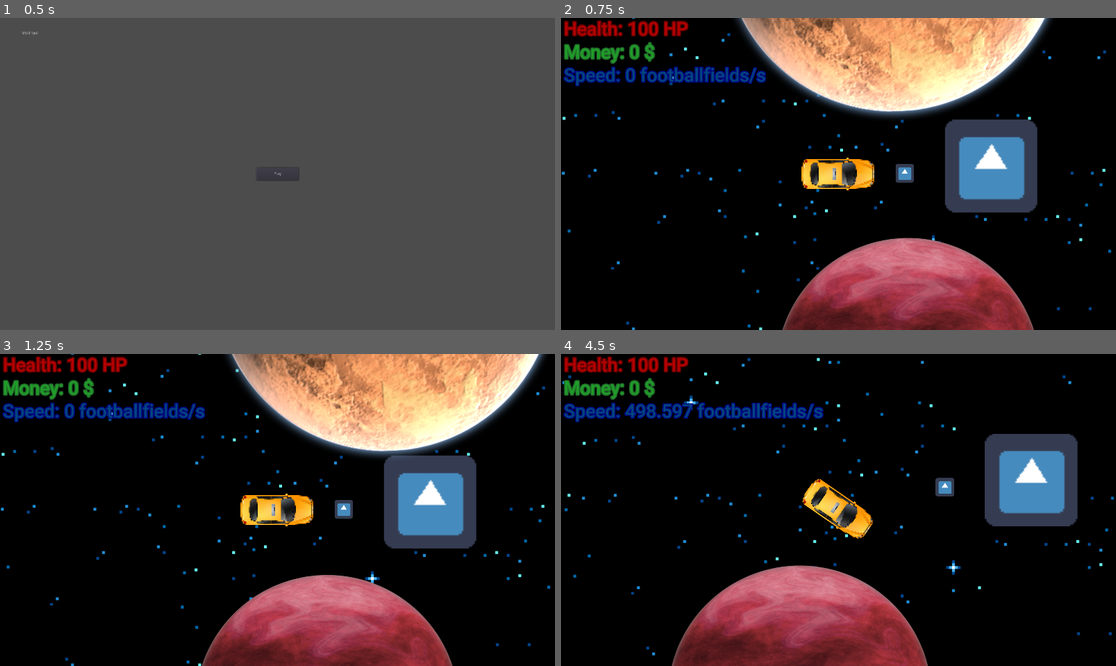
Above: before the commit, frames 1-4 (two rows, left to right).
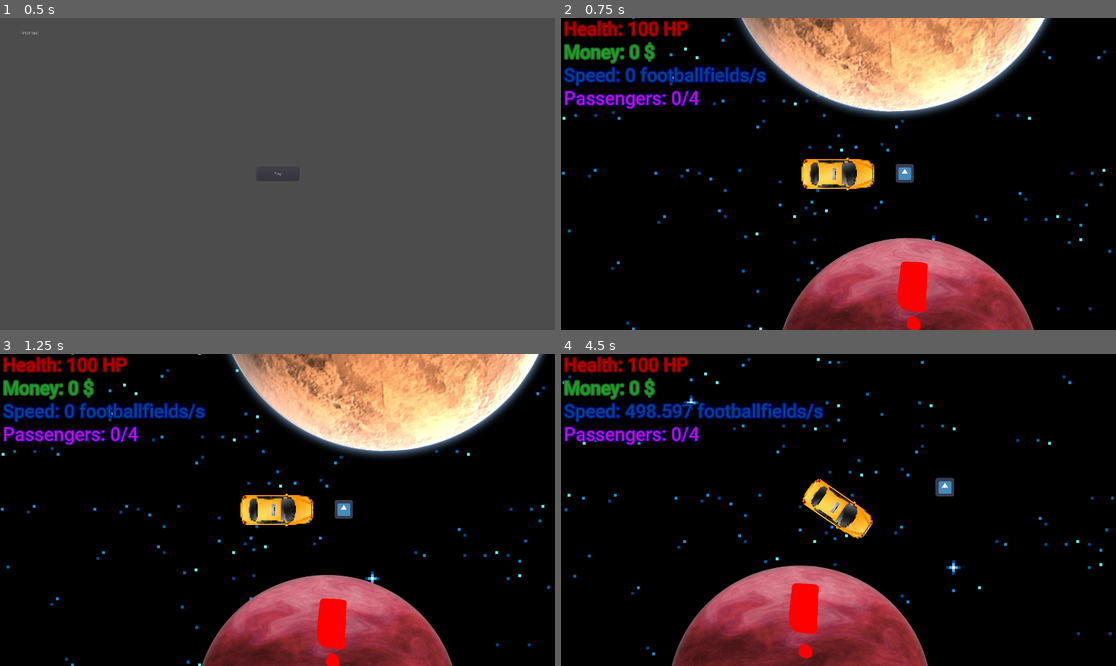
Above: after the commit, the same moments.

Repository: game-jam-team-gut/void-taxi
Game: Godot game, scene res://MainMenu.tscn
Same seed, same stepped clock (60 frames per second), same inputs: the game is played once before the commit and once after it. The engine's default icon, where the game draws it, is replaced by a stand-in: a white triangle on a blue panel in a dark square.
Inputs:
- Up to frame 1 (0.5 s): no input
- Up to frame 2 (0.75 s): click "Play" at 0.5 s
- Up to frame 3 (1.25 s): no input
- Up to frame 4 (4.5 s): hold Right (ui_right) 1.28-2.03 s; hold Down (ui_down) 2.03-2.78 s; hold Right (ui_right) 2.78-3.53 s; hold Up (ui_up) 3.53-4.28 s; hold Left (ui_left) from 4.28 s (still down)

Frame 1 is identical in both runs. In frame 2, 6.7% of the frame differs, in the area x 0-86%, y 23-100%; in frame 3, 6.7%; in frame 4, 6.7%.

Commit message:
Improve passenger system, add random pickup and destination points generation on planets

Diff:
--- a/Void.tscn
+++ b/Void.tscn
@@ -1,20 +1,21 @@
-[gd_scene load_steps=8 format=2]
+[gd_scene load_steps=7 format=2]
 
 [ext_resource path="res://Void/Taxi.tscn" type="PackedScene" id=1]
 [ext_resource path="res://Void/PlanetSystem.tscn" type="PackedScene" id=2]
 [ext_resource path="res://Void/background.png" type="Texture" id=3]
 [ext_resource path="res://icon.png" type="Texture" id=4]
+[ext_resource path="res://Void/PassengersDestinationsAssigner.gd" type="Script" id=7]
 
 [sub_resource type="RectangleShape2D" id=1]
 extents = Vector2( 32.0757, 32.9868 )
 
-[sub_resource type="RectangleShape2D" id=2]
-extents = Vector2( 157.826, 161.02 )
+[node name="Void" type="Node2D"]
 
-[sub_resource type="RectangleShape2D" id=3]
-extents = Vector2( 161.199, 156.668 )
+[node name="PassengersDestinationsAssigner" type="Node" parent="."]
+script = ExtResource( 7 )
 
-[node name="Void" type="Node2D"]
+[node name="PlanetSystem" parent="." instance=ExtResource( 2 )]
+position = Vector2( 1427.05, 1560.24 )
 
 [node name="ParallaxBackground" type="ParallaxBackground" parent="."]
 scroll_base_scale = Vector2( 0.5, 0.5 )
@@ -74,33 +75,5 @@
 
 [node name="Sprite" type="Sprite" parent="StaticBody2D5/CollisionShape2D"]
 texture = ExtResource( 4 )
-
-[node name="PlanetSystem" parent="." instance=ExtResource( 2 )]
-position = Vector2( 1427.05, 1560.24 )
-
-[node name="Viewport" type="Viewport" parent="."]
-size = Vector2( 100, 100 )
-
-[node name="Area2D" type="Area2D" parent="."]
-position = Vector2( 1221.24, -1230.22 )
-z_index = -1
-
-[node name="CollisionShape2D" type="CollisionShape2D" parent="Area2D"]
-shape = SubResource( 2 )
-
-[node name="Sprite" type="Sprite" parent="Area2D"]
-scale = Vector2( 5, 5 )
-texture = ExtResource( 4 )
-
-[node name="Area2D2" type="Area2D" parent="."]
-position = Vector2( 1867.78, -1221.24 )
-z_index = -1
-
-[node name="CollisionShape2D" type="CollisionShape2D" parent="Area2D2"]
-shape = SubResource( 3 )
-
-[node name="Sprite" type="Sprite" parent="Area2D2/CollisionShape2D"]
-scale = Vector2( 5, 5 )
-texture = ExtResource( 4 )
-[connection signal="body_entered" from="Area2D" to="Taxi" method="_on_Area2D_body_entered"]
-[connection signal="body_entered" from="Area2D2" to="Taxi" method="_on_Area2D2_body_entered"]
+[connection signal="passenger_delivered" from="Taxi" to="PassengersDestinationsAssigner" method="_on_Taxi_passenger_delivered"]
+[connection signal="passenger_pickup" from="Taxi" to="PassengersDestinationsAssigner" method="_on_Taxi_passenger_pickup"]
--- /dev/null
+++ b/Void/DestinationPoint.tscn
@@ -0,0 +1,29 @@
+[gd_scene load_steps=5 format=2]
+
+[ext_resource path="res://Void/Destination/destination_2.png" type="Texture" id=1]
+[ext_resource path="res://Void/Destination/destination_1.png" type="Texture" id=2]
+
+[sub_resource type="SpriteFrames" id=1]
+animations = [ {
+"frames": [ ExtResource( 2 ), ExtResource( 1 ) ],
+"loop": true,
+"name": "default",
+"speed": 3.0
+} ]
+
+[sub_resource type="RectangleShape2D" id=2]
+extents = Vector2( 129.689, 119.548 )
+
+[node name="DestinationPoint" type="Area2D" groups=[
+"Destination",
+]]
+collision_layer = 262144
+collision_mask = 262144
+
+[node name="AnimatedSprite" type="AnimatedSprite" parent="."]
+frames = SubResource( 1 )
+frame = 1
+playing = true
+
+[node name="CollisionShape2D" type="CollisionShape2D" parent="."]
+shape = SubResource( 2 )
--- /dev/null
+++ b/Void/PassengerPickupPoint.tscn
@@ -0,0 +1,33 @@
+[gd_scene load_steps=6 format=2]
+
+[ext_resource path="res://Void/PassengerPickupPoint/passenger_get_1.png" type="Texture" id=1]
+[ext_resource path="res://Void/PassengerPickupPoint/passenger_get_2.png" type="Texture" id=2]
+[ext_resource path="res://Void/PassengerPickupPoint/PassengerPickupPoint.gd" type="Script" id=3]
+
+[sub_resource type="SpriteFrames" id=1]
+animations = [ {
+"frames": [ ExtResource( 1 ), ExtResource( 2 ) ],
+"loop": true,
+"name": "default",
+"speed": 3.0
+} ]
+
+[sub_resource type="RectangleShape2D" id=2]
+extents = Vector2( 67.9836, 146.588 )
+
+[node name="PassengerPickupPoint" type="Area2D" groups=[
+"PickupPoint",
+]]
+position = Vector2( -396.427, -456.835 )
+collision_layer = 262144
+collision_mask = 262144
+script = ExtResource( 3 )
+
+[node name="AnimatedSprite" type="AnimatedSprite" parent="."]
+frames = SubResource( 1 )
+frame = 1
+playing = true
+
+[node name="CollisionShape2D" type="CollisionShape2D" parent="."]
+position = Vector2( -11.8921, -8.32446 )
+shape = SubResource( 2 )
--- /dev/null
+++ b/Void/PassengerPickupPoint/PassengerPickupPoint.gd
@@ -0,0 +1,11 @@
+extends Area2D
+
+var available_passengers setget ,get_available_passengers
+
+func _ready():
+	var rng = RandomNumberGenerator.new()
+	rng.randomize()
+	available_passengers = rng.randi_range(1, 3)
+
+func get_available_passengers():
+	return available_passengers
--- /dev/null
+++ b/Void/PassengersDestinationsAssigner.gd
@@ -0,0 +1,61 @@
+extends Node
+
+
+var planets
+
+onready var passenger_pickup_object = preload("res://Void/PassengerPickupPoint.tscn")
+onready var destination_object = preload("res://Void/DestinationPoint.tscn")
+
+func _ready():
+	planets = get_tree().get_nodes_in_group("Planet")
+	create_passenger_pickup_point() #first passenger
+
+func create_passenger_pickup_point():
+	var passenger_pickup_point_instance = passenger_pickup_object.instance()
+	var planet = get_random_planet(null)
+	planet.add_child(passenger_pickup_point_instance)
+	var planet_size = planet.get_node("Sprite").texture.get_size()
+	var r = sqrt(pow(planet_size.x,2) + pow(planet_size.y,2))/5
+	var rng = RandomNumberGenerator.new()
+	rng.randomize()
+	var x = rng.randf_range(-r, r)
+	rng.randomize()
+	var y = rng.randf_range(-r, r)
+	passenger_pickup_point_instance.position = Vector2(x, y)
+	passenger_pickup_point_instance.set_global_rotation(0)
+
+
+func create_destination(excluded_planet):
+	var destination_instance = destination_object.instance()
+	var planet = get_random_planet(excluded_planet)
+	planet.add_child(destination_instance)
+	var planet_size = planet.get_node("Sprite").texture.get_size()
+	var r = sqrt(pow(planet_size.x,2) + pow(planet_size.y,2))/5
+	var rng = RandomNumberGenerator.new()
+	rng.randomize()
+	var x = rng.randf_range(-r, r)
+	rng.randomize()
+	var y = rng.randf_range(-r, r)
+	destination_instance.position = Vector2(x, y)
+	destination_instance.set_global_rotation(0)
+
+func get_random_planet(excluded_planet):
+	var rng = RandomNumberGenerator.new()
+	rng.randomize()
+	var excluded_index = planets.find(excluded_planet)
+	var planet_index = rng.randi_range(0, len(planets) - 1)
+	while planet_index == excluded_index:
+		rng.randomize()
+		planet_index = rng.randi_range(0, len(planets) - 1)
+	return planets[planet_index]
+# Called every frame. 'delta' is the elapsed time since the previous frame.
+#func _process(delta):
+#	pass
+
+
+func _on_Taxi_passenger_pickup(planet):
+	create_destination(planet)
+
+
+func _on_Taxi_passenger_delivered():
+	create_passenger_pickup_point()
--- a/Void/PlanetSystem.tscn
+++ b/Void/PlanetSystem.tscn
@@ -23,12 +23,16 @@
 position = Vector2( -5335.08, -2648.93 )
 curve = SubResource( 1 )
 
-[node name="Planet" parent="Planet_orbit_0" instance=ExtResource( 2 )]
+[node name="Planet" parent="Planet_orbit_0" groups=[
+"Planet",
+] instance=ExtResource( 2 )]
 
 [node name="Planet_orbit_1" type="Path2D" parent="."]
 curve = SubResource( 2 )
 
-[node name="Planet" parent="Planet_orbit_1" instance=ExtResource( 2 )]
+[node name="Planet" parent="Planet_orbit_1" groups=[
+"Planet",
+] instance=ExtResource( 2 )]
 position = Vector2( -611.951, -3570.83 )
 move_speed = 150.0
 
--- a/Void/PlanetSystem/Planet.tscn
+++ b/Void/PlanetSystem/Planet.tscn
@@ -8,7 +8,6 @@
 rotation = 3.09238
 rotate = false
 script = ExtResource( 1 )
-move_speed = 100.0
 
 [node name="Sprite" type="Sprite" parent="."]
 texture = ExtResource( 2 )
--- a/Void/Taxi.tscn
+++ b/Void/Taxi.tscn
@@ -1,8 +1,12 @@
-[gd_scene load_steps=8 format=2]
+[gd_scene load_steps=10 format=2]
 
-[ext_resource path="res://Void/void-taxi.png" type="Texture" id=1]
-[ext_resource path="res://Void/Taxi.gd" type="Script" id=2]
+[ext_resource path="res://Void/Taxi/void-taxi.png" type="Texture" id=1]
+[ext_resource path="res://Void/Taxi/Taxi.gd" type="Script" id=2]
 [ext_resource path="res://Void/Roboto-Medium.ttf" type="DynamicFontData" id=3]
+[ext_resource path="res://Void/Taxi/PassengerSystem.gd" type="Script" id=4]
+
+[sub_resource type="RectangleShape2D" id=5]
+extents = Vector2( 123.715, 54.7674 )
 
 [sub_resource type="RectangleShape2D" id=1]
 extents = Vector2( 127.011, 57.3468 )
@@ -28,6 +32,16 @@
 [node name="Taxi" type="KinematicBody2D"]
 position = Vector2( 512.578, 299.004 )
 script = ExtResource( 2 )
+
+[node name="PassengerSystem" type="Node" parent="."]
+script = ExtResource( 4 )
+
+[node name="PassengerDetector" type="Area2D" parent="."]
+collision_layer = 262144
+collision_mask = 262144
+
+[node name="CollisionShape2D" type="CollisionShape2D" parent="PassengerDetector"]
+shape = SubResource( 5 )
 
 [node name="CollisionShape2D" type="CollisionShape2D" parent="."]
 shape = SubResource( 1 )
@@ -77,6 +91,16 @@
 "_edit_use_anchors_": false
 }
 
+[node name="Passengers" type="Label" parent="CanvasLayer/VBoxContainer"]
+margin_top = 240.0
+margin_right = 490.0
+margin_bottom = 316.0
+custom_fonts/font = SubResource( 4 )
+custom_colors/font_color = Color( 0.784314, 0.0392157, 0.807843, 1 )
+__meta__ = {
+"_edit_use_anchors_": false
+}
+
 [node name="RayCast2DForward" type="RayCast2D" parent="."]
 scale = Vector2( 1, 10 )
 enabled = true
@@ -86,3 +110,4 @@
 scale = Vector2( 1, 10 )
 enabled = true
 cast_to = Vector2( -130, 0 )
+[connection signal="area_entered" from="PassengerDetector" to="PassengerSystem" method="_on_PassengerDetector_area_entered"]
--- /dev/null
+++ b/Void/Taxi/PassengerSystem.gd
@@ -0,0 +1,28 @@
+extends Node
+
+
+var max_number_of_passengers = 4
+var current_passengers = 0
+
+onready var passengers_label = get_node("../CanvasLayer/VBoxContainer/Passengers")
+
+func _ready():
+	update_passenger_UI()
+
+func update_passenger_UI():
+	passengers_label.text = "Passengers: " + str(current_passengers) + "/" + str(max_number_of_passengers)
+
+func _on_PassengerDetector_area_entered(area):
+	if area.is_in_group("PickupPoint"):
+		var available_passengers = area.get_available_passengers()
+		if available_passengers <= max_number_of_passengers: #or check if current passengers + available <= max if we want to have multiple passengers
+			current_passengers += available_passengers
+			update_passenger_UI()
+			get_parent().emit_pickup_signal(area.get_parent())
+			area.queue_free()
+	elif area.is_in_group("Destination"):
+		current_passengers = 0
+		update_passenger_UI()
+		get_parent().money += 100 #change hopefully to something different, maybe based on time, maybe on passenger type, idk
+		get_parent().emit_passenger_delivered_signal()
+		area.queue_free()
--- a/Void/Taxi.gd
+++ b/Void/Taxi/Taxi.gd
@@ -1,4 +1,7 @@
 extends KinematicBody2D
+
+signal passenger_pickup(planet)
+signal passenger_delivered
 
 const INITIAL_SPEED = 0
 const ROTATION_FACTOR = 1.1
@@ -18,9 +21,7 @@
 var rotation_dir
 var collision
 
-var x = 0
 var money = 0
-var random_money
 var health = 100
 
 onready var collision_raycast_forward = get_node("RayCast2DForward")
@@ -78,25 +79,8 @@
 	if(health<=0): #game over
 		get_tree().change_scene("res://MainMenu.tscn")
 
-func money_randomizer():
-	var rng = RandomNumberGenerator.new()
-	rng.randomize()
-	random_money = rng.randi_range(100,1000)
+func emit_pickup_signal(planet):
+	emit_signal("passenger_pickup", planet)
 
-#From this line starts the passenger system prototype
-var passenger_in_taxi=false
-var passenger_in_taxi_1=false
-var passenger_at_destination_1=false
-
-func _on_Area2D_body_entered(body):
-	if passenger_in_taxi_1==false  and passenger_at_destination_1==false and passenger_in_taxi==false:
-		passenger_in_taxi_1=true
-		passenger_in_taxi=true
-
-func _on_Area2D2_body_entered(body):
-	if passenger_in_taxi_1==true:
-		passenger_in_taxi_1=false
-		passenger_at_destination_1=true
-		passenger_in_taxi=false
-		money_randomizer()
-		money += random_money
+func emit_passenger_delivered_signal():
+	emit_signal("passenger_delivered")
Binary file added: Void/Destination/destination_1.png
Not shown, changed: Void/Destination/destination_1.png.import
Binary file added: Void/Destination/destination_2.png
Not shown, added: Void/Destination/destination_2.png.import
Binary file added: Void/PassengerPickupPoint/passenger_get_1.png
Not shown, added: Void/PassengerPickupPoint/passenger_get_1.png.import
Binary file added: Void/PassengerPickupPoint/passenger_get_2.png
Not shown, added: Void/PassengerPickupPoint/passenger_get_2.png.import
Renamed: Void/void-taxi.png -> Void/Taxi/void-taxi.png
Not shown, added: Void/Taxi/void-taxi.png.import
